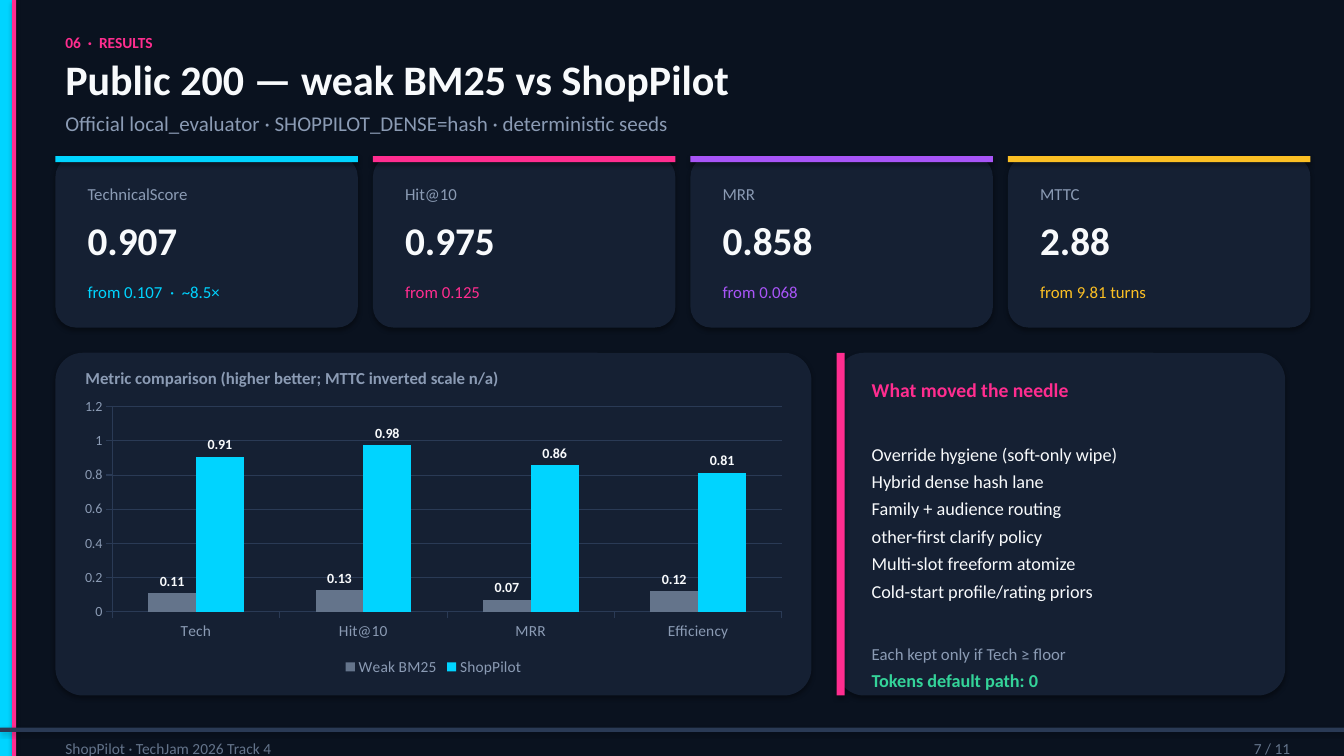
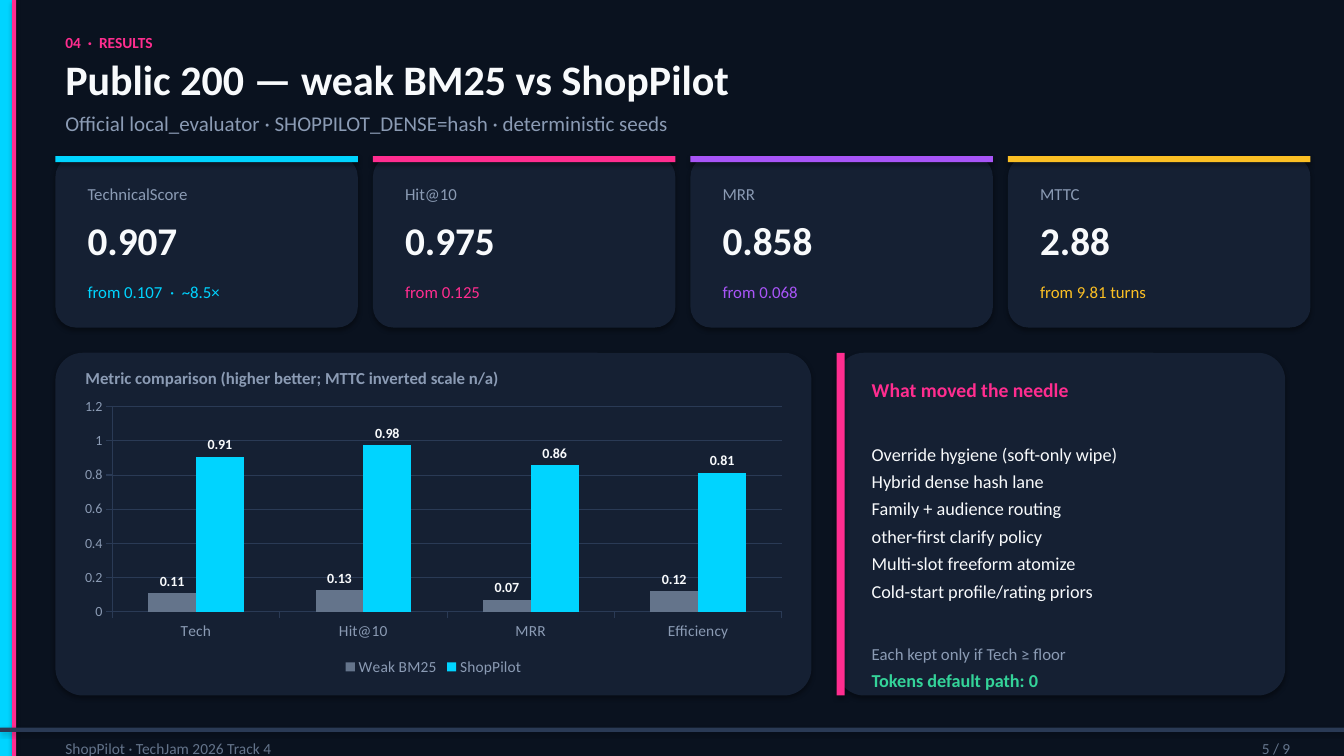
Before and after one commit to algorathem/techjam2026-shopping-copilot, a slide deck: slide 5 of docs/ShopPilot_Demo_Slides.pptx (slide 7 before the commit). Drawn at 1344x756 pixels with LibreOffice and Linux fonts; fonts in the diff are those of the drawing. Boxes give left, top, right and bottom in pixels: in the first picture for what was removed or moved away, otherwise in the second. Text is boxed around its words. In the diff, an @@ line names an element or a change of style, - is before the commit and + after.

```diff
--- a/docs/ShopPilot_Demo_Slides.pptx
+++ b/docs/ShopPilot_Demo_Slides.pptx
@@ text at (x1=65, y1=38, x2=153, y2=48): text changed @@
-06 · RESULTS
+04 · RESULTS
@@ text at (x1=1262, y1=744, x2=1290, y2=754): text changed @@
-7 / 11
+5 / 9
```
Also in this commit, not shown: 7 other slides changed, 1 slide added, 3 slides removed, 3 other files.
